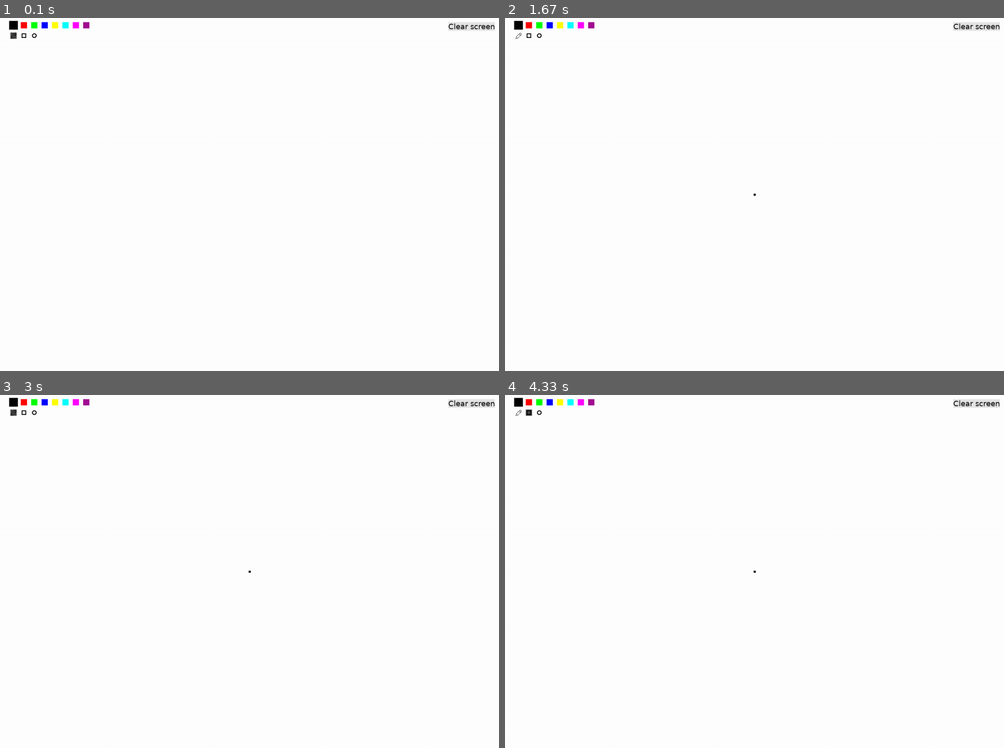
Above: before the commit, frames 1-4 (two rows, left to right).
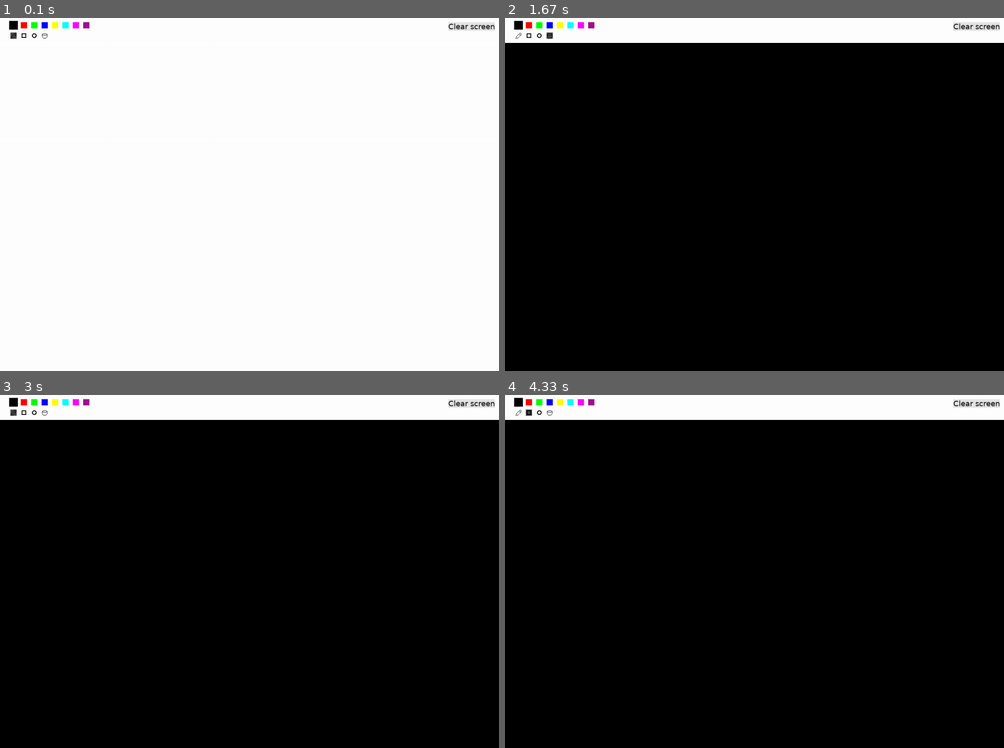
Above: after the commit, the same moments.

Repository: simplycode07/Paint-app-with-pygame
Game: pygame game, started from main.py
Same seed, same stepped clock (60 frames per second), same inputs: the game is played once before the commit and once after it.
Inputs (mouse positions are in pixels of both pictures, inside the frame that each line leads up to):
- Up to frame 1 (0.1 s): no input
- Up to frame 2 (1.67 s): click (754, 194) at 0.38 s; tap 4 at 0.67 s; click (939, 318) at 1.05 s; click (634, 123) at 1.38 s
- Up to frame 3 (3 s): tap 1 at 2.67 s
- Up to frame 4 (4.33 s): tap 2 at 4 s

The runs differ from the first frame. In frame 1, less than 0.1% of the frame differs, in the area x 8-10%, y 4-6%; in frame 2, 93%, in the area x 0-100%, y 4-100%; in frame 3, 93%; in frame 4, 93%.

Commit message:
Added fill tool which uses flood fill

Diff:
--- a/src/canvas.py
+++ b/src/canvas.py
@@ -2,7 +2,7 @@
 from . import colors
 from datetime import datetime
 
-from .tools import drawing_area, Pen, Rect, Circle
+from .tools import drawing_area, Pen, Rect, Circle, Fill
 
 def save_image():
     date = datetime.now().strftime('%Y-%m-%d %H-%M-%S')
@@ -18,7 +18,7 @@
         self.size = size
 
         self.tool_id = 0
-        self.tools = [Pen(color, size), Rect(color, size), Circle(color, size)]
+        self.tools = [Pen(color, size), Rect(color, size), Circle(color, size), Fill(color, size)]
 
     # make a manager for tools which handles input and returns surface when refresh is called
     def input(self, pos, mouse_state):
@@ -45,6 +45,11 @@
             if mouse_state[0] == 0 and len(self.tools[self.tool_id].positions) == 2:
                 self.tools[self.tool_id].draw()
 
+        if self.tool_id == 3:
+            if mouse_state[0]:
+                old_color = drawing_area.get_at(pos)
+                self.tools[3].draw(old_color, pos)
+
     def draw(self):
         if self.tool_id == 0:
             self.tools[0].refresh()
--- a/src/tools.py
+++ b/src/tools.py
@@ -1,4 +1,5 @@
 import pygame
+from collections import deque
 from math import atan, sqrt, sin
 from . import settings, colors
 
@@ -143,3 +144,50 @@
         radius = sqrt((center[0]-point1[0])**2 + (center[1]-point1[1])**2) # distance formula(pythagoras)
 
         return center, radius
+
+class Fill:
+    def __init__(self, color, size):
+        self.color = color
+        self.size = size
+
+        self.image = [pygame.image.load("img/fill.png"), pygame.image.load("img/fill_selected.png")]
+
+    def draw(self, old_color, seed_position):
+        if seed_position[0] < 0 or seed_position[0] > settings.resolution[0]:
+            return drawing_area
+        if seed_position[1] < 0 or seed_position[1] > (settings.resolution[1] - settings.ui_height):
+            return drawing_area
+
+        print("filling area")
+
+        current_color = drawing_area.get_at(seed_position)
+        if current_color == self.color:
+            return drawing_area
+
+        queue = deque([seed_position])
+
+        while queue:
+            x, y = queue.popleft()
+            current_color = drawing_area.get_at((x, y))
+
+            if current_color != old_color or current_color == self.color:
+                continue
+
+            drawing_area.set_at((x, y), self.color)
+
+            if x > 0:
+                queue.append((x - 1, y))
+            if x < settings.resolution[0] - 1:
+                queue.append((x + 1, y))
+            if y > 0:
+                queue.append((x, y - 1))
+            if y < settings.resolution[1] - settings.ui_height - 1:
+                queue.append((x, y + 1))
+        #
+        # if current_color == old_color:
+        #     drawing_area.set_at(seed_position, self.color)
+        #     # drawing_area.blit(self.color, (seed_position, (1, 1)))
+        #     self.draw(old_color, (seed_position[0] - 1, seed_position[1]))
+        #     self.draw(old_color, (seed_position[0] + 1, seed_position[1]))
+        #     self.draw(old_color, (seed_position[0], seed_position[1] - 1))
+        #     self.draw(old_color, (seed_position[0], seed_position[1] + 1))
Binary file added: img/fill.png
Binary file added: img/fill_selected.png
